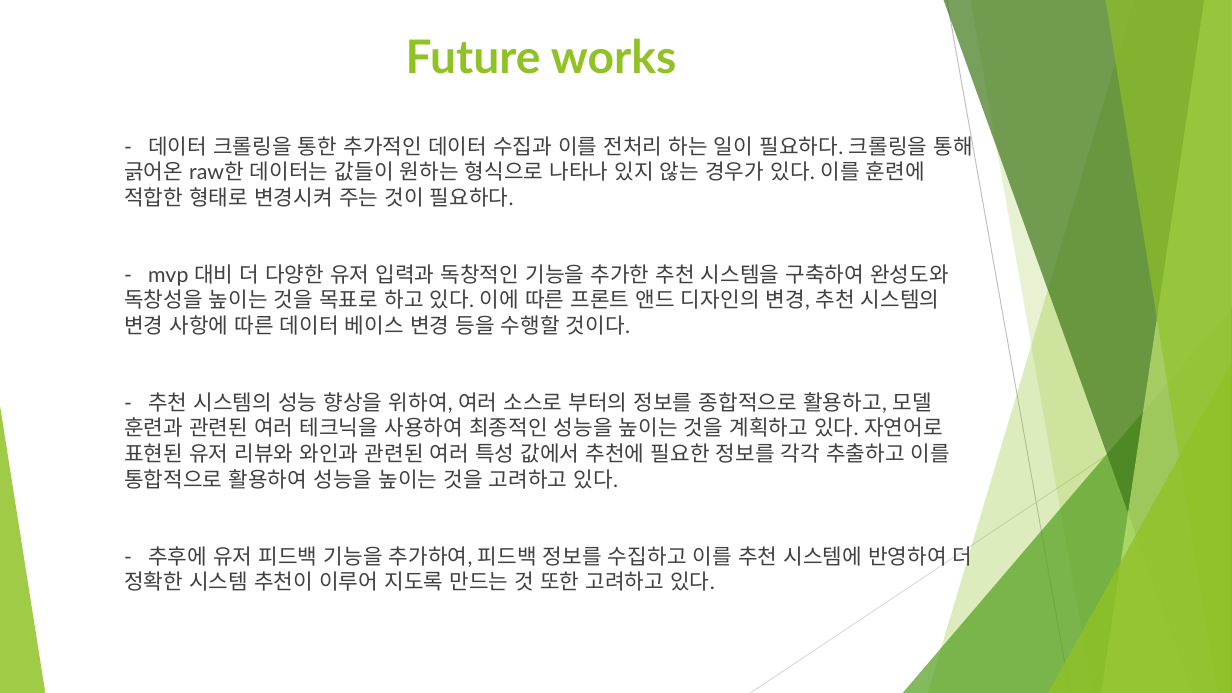
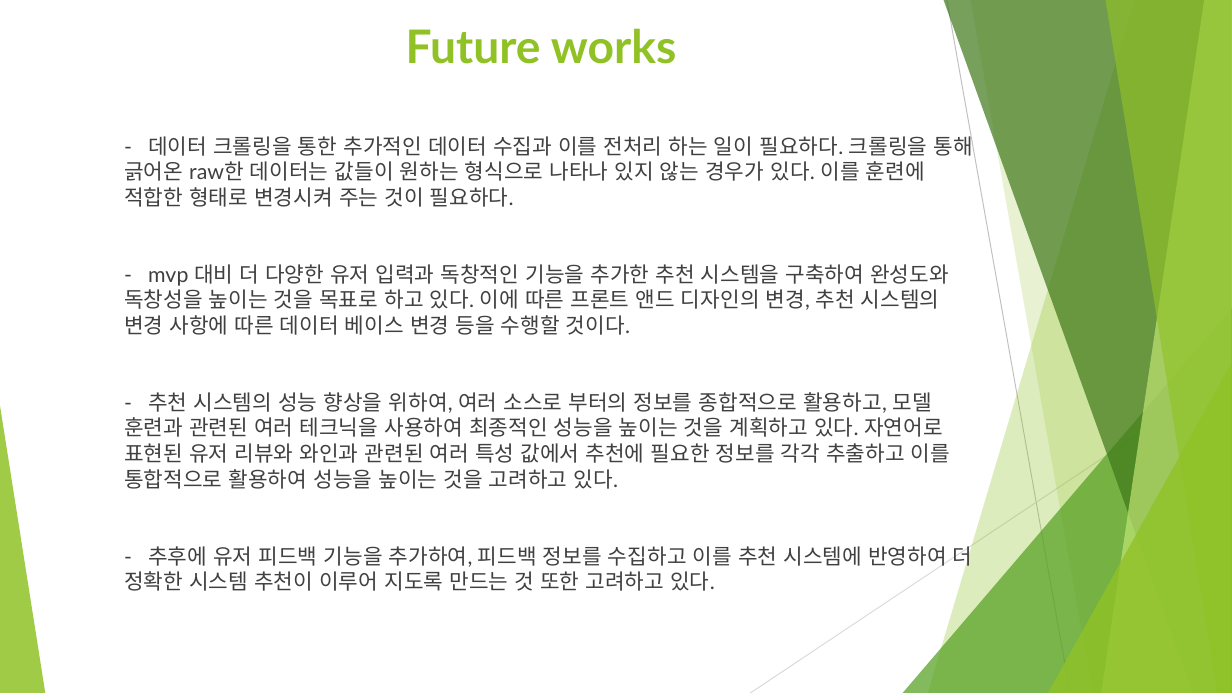
Before and after one commit to seohyeonShin/FeelFlask, a slide deck: slide 4 of mvp_presentation.pptx. Drawn at 1232x693 pixels with LibreOffice and Linux fonts; fonts in the diff are those of the drawing. Boxes give left, top, right and bottom in pixels: in the first picture for what was removed or moved away, otherwise in the second. Text is boxed around its words. In the diff, an @@ line names an element or a change of style, - is before the commit and + after.

Commit message:
update presentation file

```diff
--- a/mvp_presentation.pptx
+++ b/mvp_presentation.pptx
@@ title "Future works": place and size @@
-title "Future works" at box(406, 38, 676, 74)
+title "Future works" at box(406, 28, 676, 64)
```
Also in this commit, not shown: 1 slide added, 1 slide removed.
